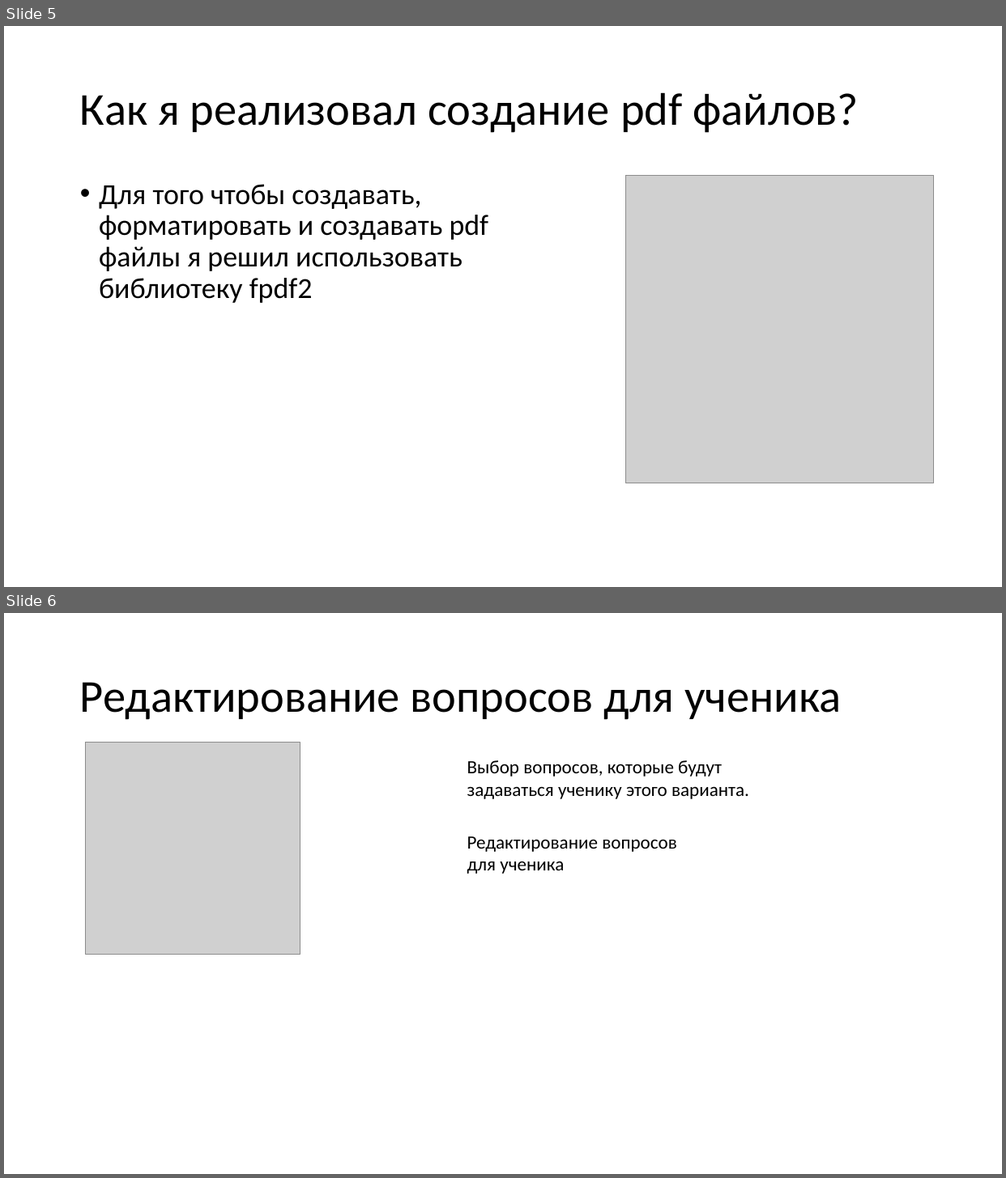
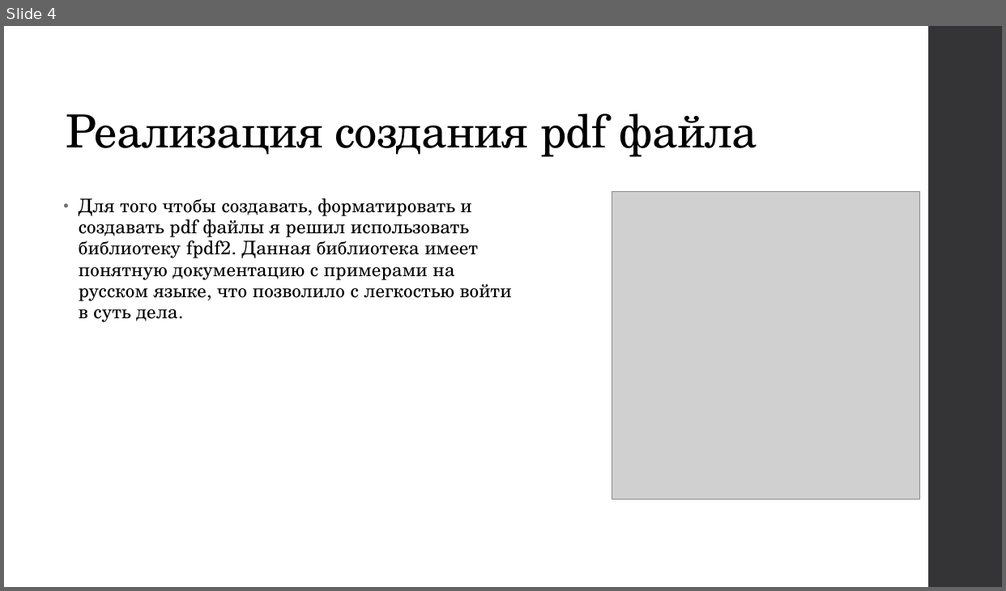
Before and after one commit to Roplik/CBC, a slide deck: python_project.pptx. Shown one above the other, each under a label of ours: slides 5 and 6 before the commit, slide 4 after it. The pictures are 1006x1178 and 1006x591 pixels, drawn with LibreOffice and Linux fonts; fonts in the diff are those of the drawing; grey boxes stand for pictures. Boxes give left, top, right and bottom in pixels: in the first picture for what was removed or moved away, otherwise in the second. Text is boxed around its words. In the diff, an @@ line names an element or a change of style, - is before the commit and + after.

```diff
--- a/python_project.pptx
+++ b/python_project.pptx
@@ slide 6 removed at (x1=4, y1=613, x2=1002, y2=1174), background #FFFFFF @@
@@ title removed at (x1=80, y1=682, x2=841, y2=720) @@
-Редактирование вопросов для ученика
@@ picture removed at (x1=86, y1=743, x2=300, y2=954) @@
@@ text removed at (x1=467, y1=760, x2=749, y2=799) @@
-Выбор вопросов, которые будут задаваться ученику этого варианта.
@@ text removed at (x1=467, y1=837, x2=677, y2=874) @@
-Редактирование вопросов для ученика
@@ what was slide 5 is now slide 4 @@
@@ slide 4 changed as well @@
@@ rectangle added at (x1=928, y1=26, x2=1002, y2=587), fill #353537 @@
@@ title "Реализация создания pdf файла" at (x1=66, y1=113, x2=758, y2=157): vertical alignment middle to bottom @@
@@ title at (x1=66, y1=113, x2=758, y2=157): text changed; font Calibri to TeX Gyre Schola @@
-Как я реализовал создание pdf файлов?
+Реализация создания pdf файла
@@ picture moved from (x1=626, y1=176, x2=934, y2=484) to (x1=612, y1=191, x2=920, y2=499) @@
@@ text at (x1=79, y1=199, x2=512, y2=322): text changed; size 28 to 18 pt; font Calibri to TeX Gyre Schola @@
-• Для того чтобы создавать, форматировать и создавать pdf файлы я решил использовать библиотеку fpdf2
+• Для того чтобы создавать, форматировать и создавать pdf файлы я решил использовать библиотеку fpdf2. Данная библиотека имеет понятную документацию с примерами на русском языке, что позволило с легкостью войти в суть дела.
```
Also in this commit, not shown: 3 other slides changed, 5 slides added, 3 other slides removed.
